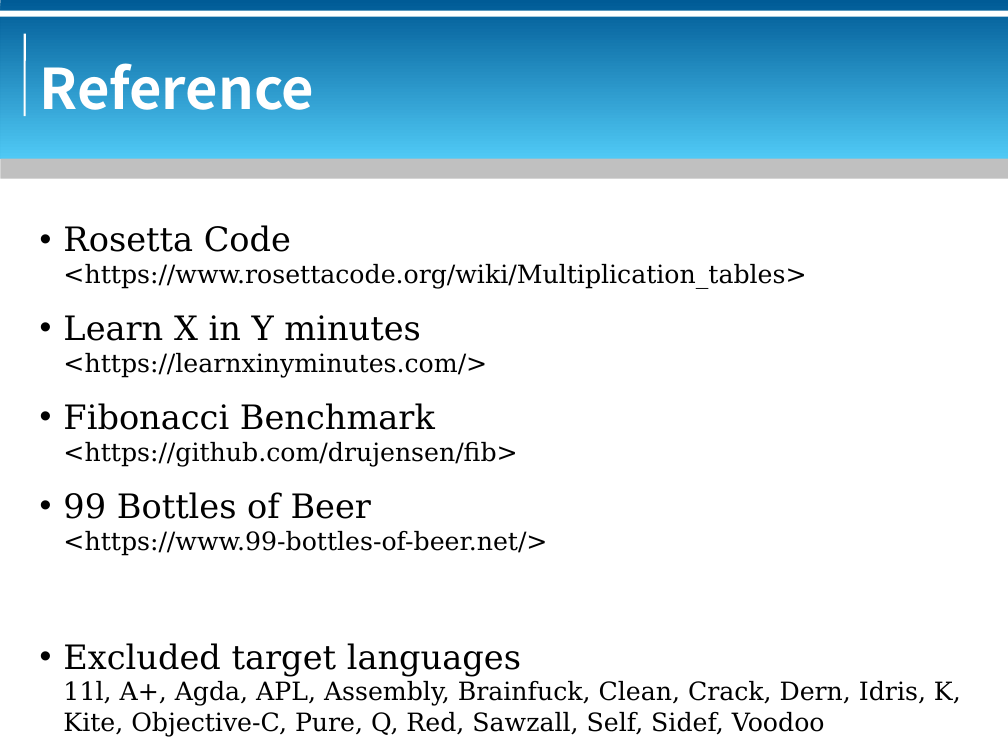
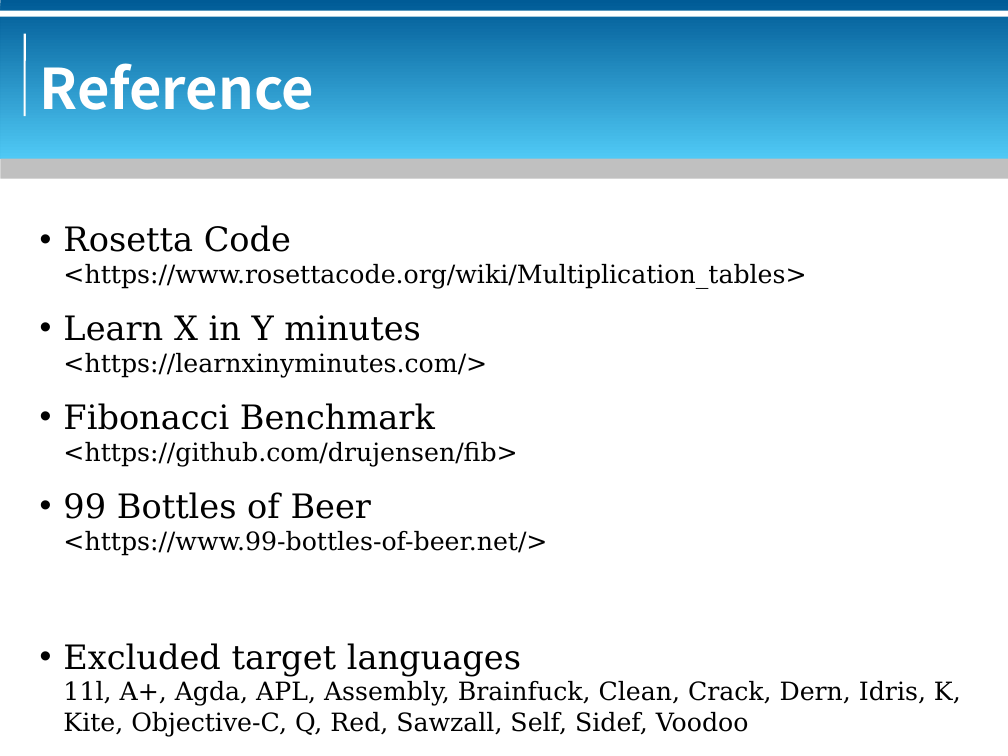
Before and after one commit to bluebat/.presentations, a slide deck: slide 72 of multiplication-table.odp (slide 70 before the commit). Drawn at 1008x756 pixels with LibreOffice and Linux fonts; fonts in the diff are those of the drawing; background and template pictures are left out. Boxes give left, top, right and bottom in pixels: in the first picture for what was removed or moved away, otherwise in the second. Text is boxed around its words. In the diff, an @@ line names an element or a change of style, - is before the commit and + after.

```diff
--- a/multiplication-table.odp
+++ b/multiplication-table.odp
@@ text at bbox=[63, 681, 961, 737]: text changed @@
-11l, A+, Agda, APL, Assembly, Brainfuck, Clean, Crack, Dern, Idris, K, Kite, Objective-C, Pure, Q, Red, Sawzall, Self, Sidef, Voodoo
+11l, A+, Agda, APL, Assembly, Brainfuck, Clean, Crack, Dern, Idris, K, Kite, Objective-C, Q, Red, Sawzall, Self, Sidef, Voodoo
```
Also in this commit, not shown: 3 other slides changed, 2 slides added, 1 other file.
